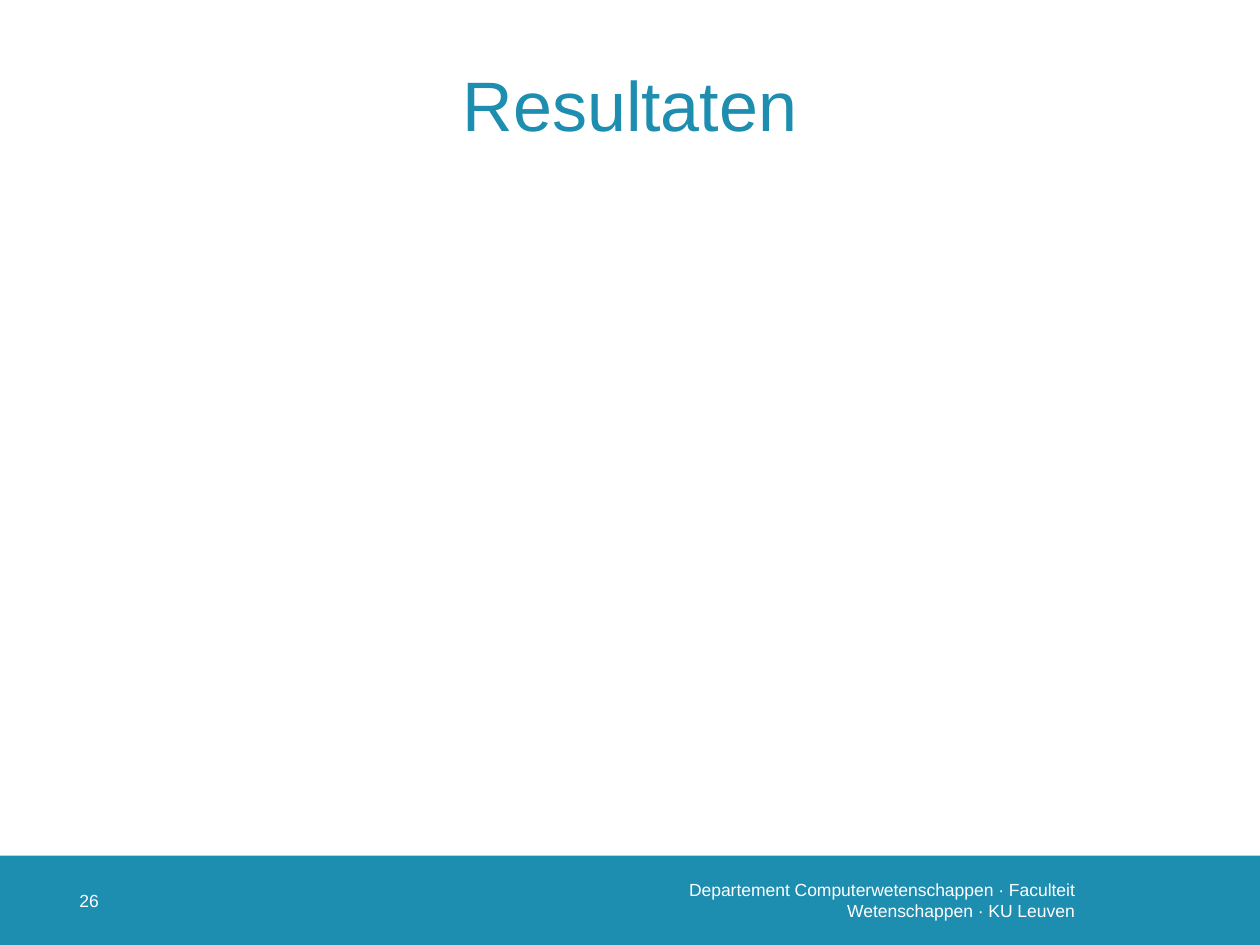
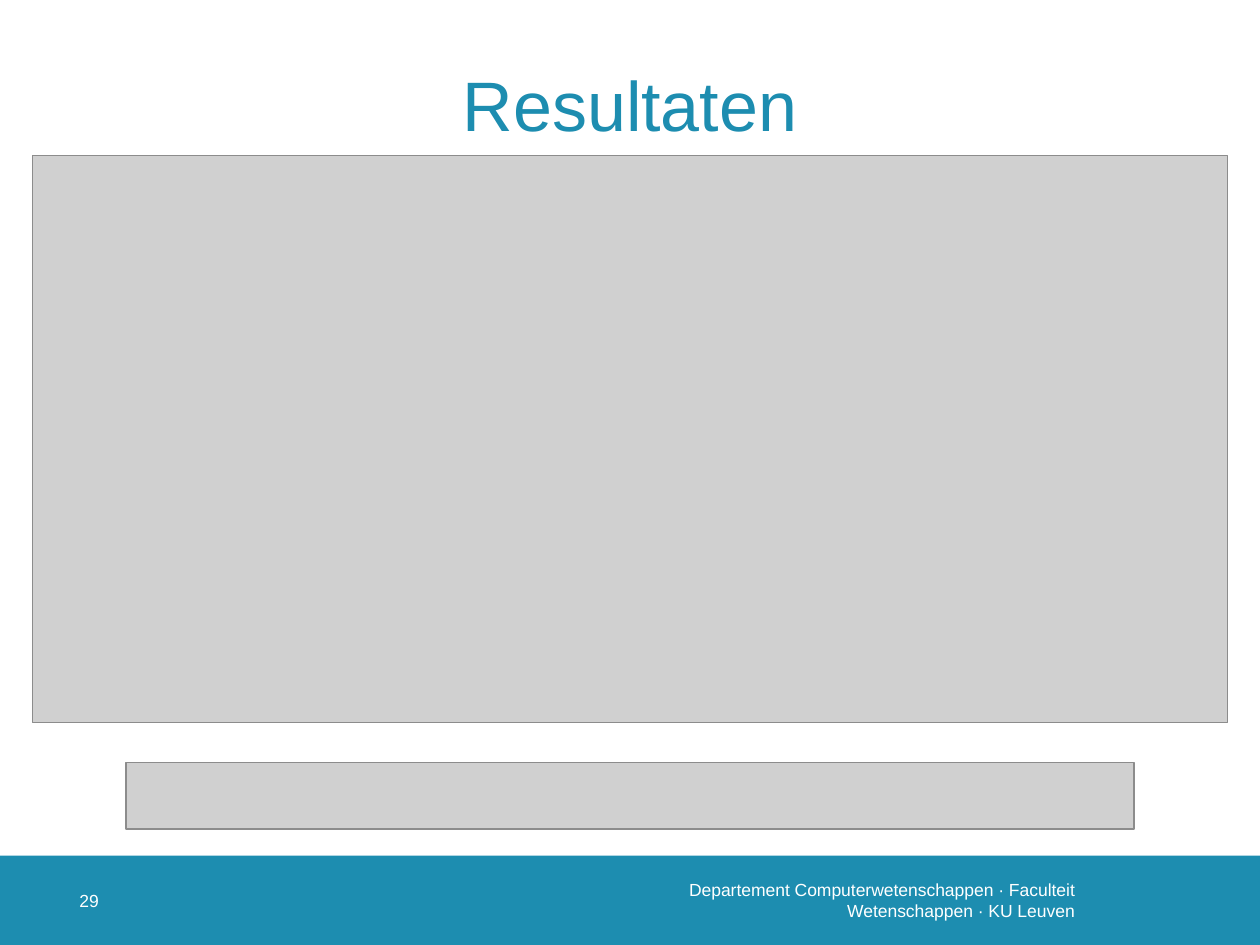
Before and after one commit to susverwimp/T208-Probabilistic-Programming-A-Case-Study, a slide deck: slide 30 of thesis/presentations/2 second/second.pptx (slide 27 before the commit). Drawn at 1260x945 pixels with LibreOffice and Linux fonts; fonts in the diff are those of the drawing; grey boxes stand for pictures; background and template pictures are left out. Boxes give left, top, right and bottom in pixels: in the first picture for what was removed or moved away, otherwise in the second. Text is boxed around its words. In the diff, an @@ line names an element or a change of style, - is before the commit and + after.

```diff
--- a/thesis/presentations/2 second/second.pptx
+++ b/thesis/presentations/2 second/second.pptx
@@ picture added at box(33, 156, 1227, 723) @@
@@ picture added at box(126, 762, 1134, 829) @@
@@ page number at box(79, 894, 98, 907): text changed @@
-26
+29
```
Also in this commit, not shown: 12 other slides changed, 4 slides added, 6 other files.
